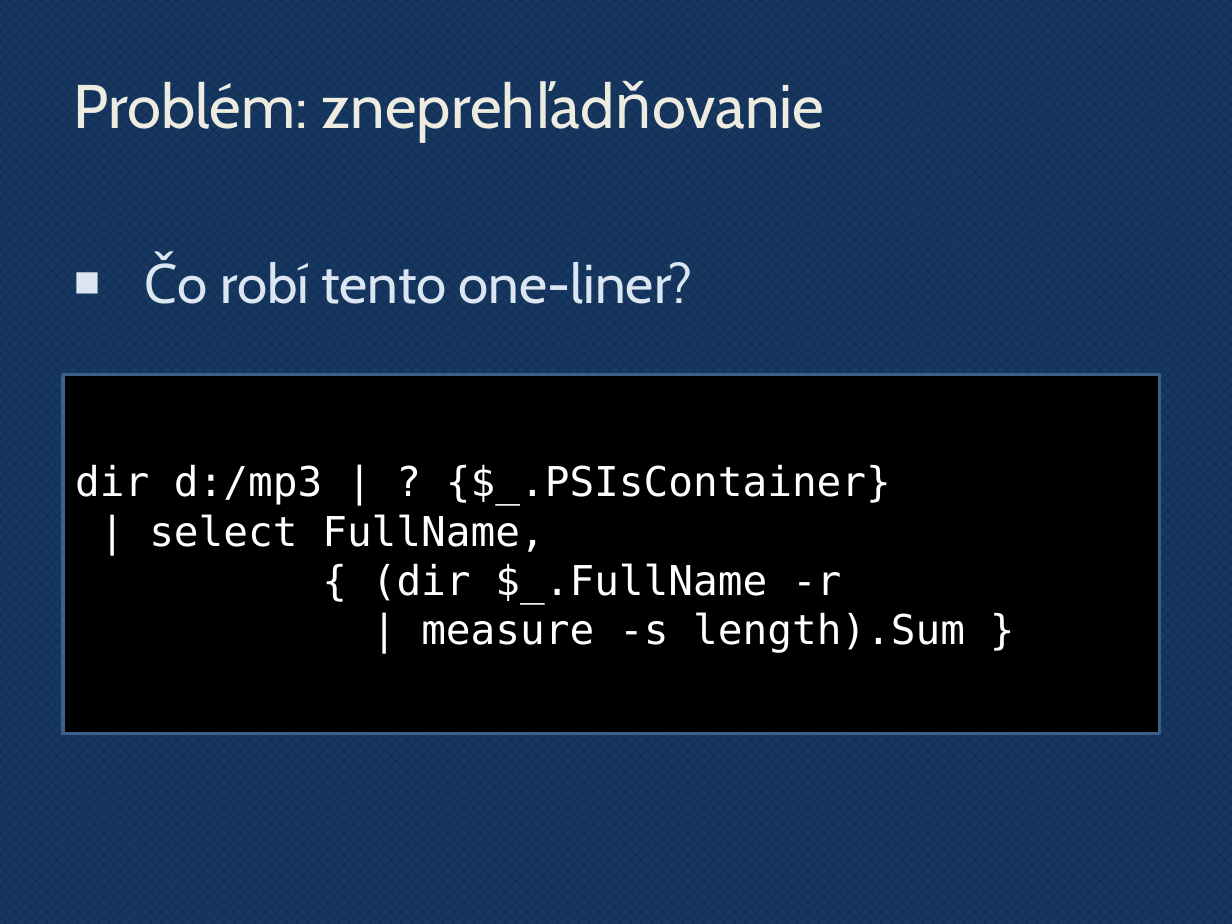
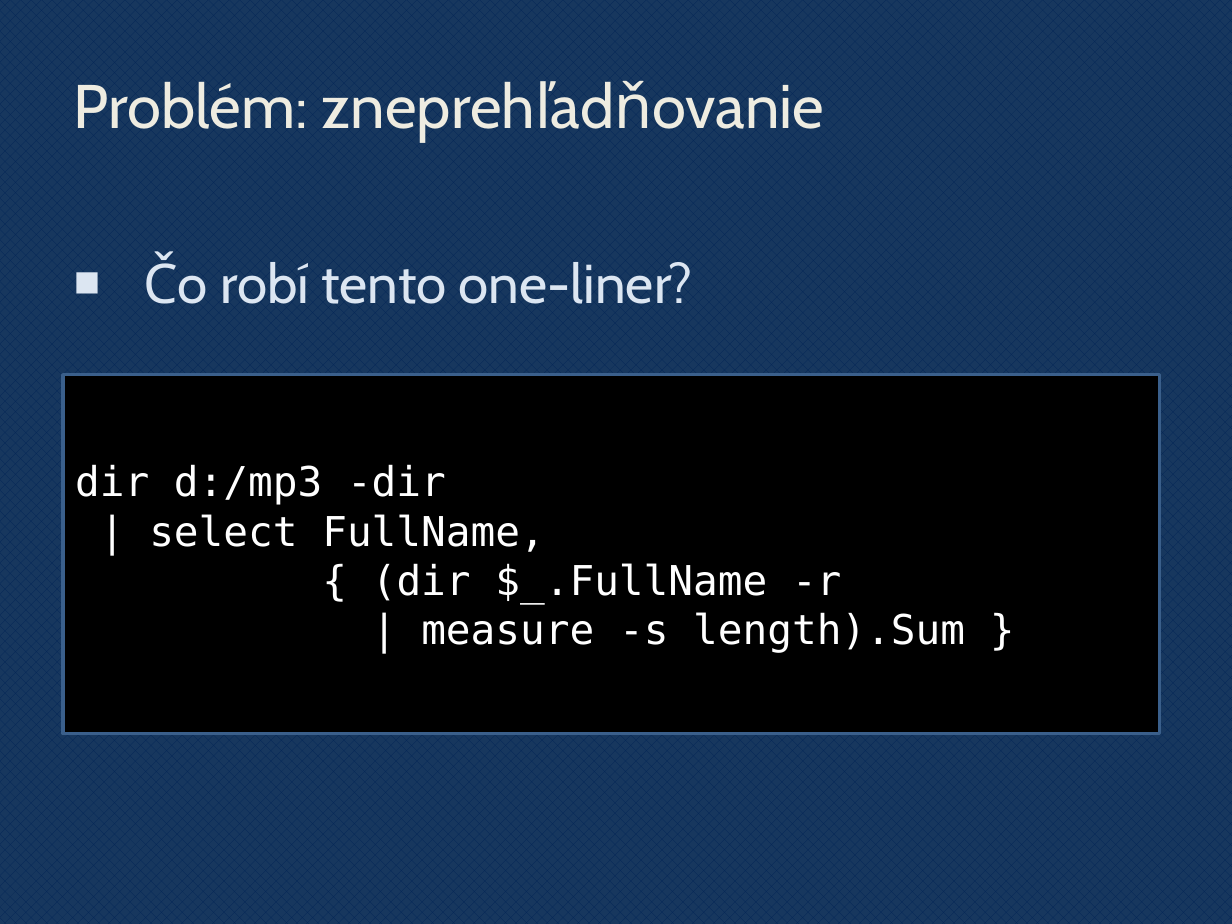
Before and after one commit to novotnyr/powershell-cvicebnica, a slide deck: slide 92 of slides/powershell.pptx. Drawn at 1232x924 pixels with LibreOffice and Linux fonts; fonts in the diff are those of the drawing; background and template pictures are left out. Boxes give left, top, right and bottom in pixels: in the first picture for what was removed or moved away, otherwise in the second. Text is boxed around its words. In the diff, an @@ line names an element or a change of style, - is before the commit and + after.

```diff
--- a/slides/powershell.pptx
+++ b/slides/powershell.pptx
@@ text in rectangle at (75,464,446,505): text changed @@
-dir d:/mp3 | ? {$_.PSIsContainer}
+dir d:/mp3 -dir
```
Also in this commit, not shown: 19 other slides changed, 2 slides added, 1 slide removed, 1 other file.
